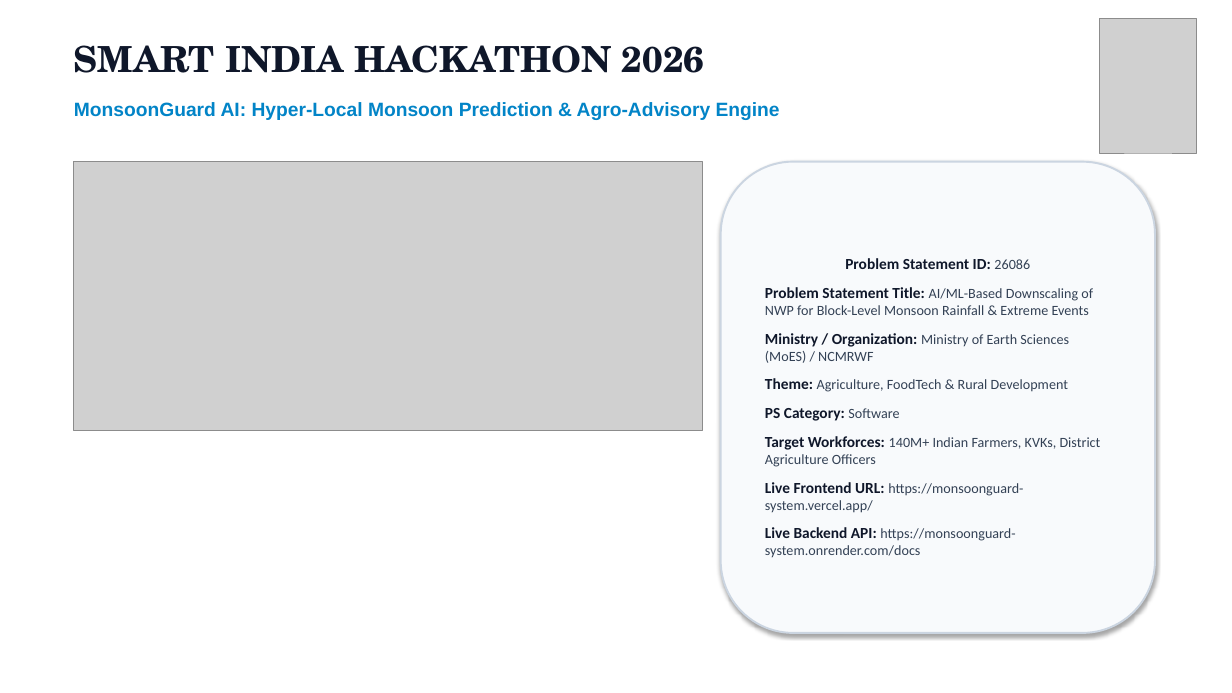
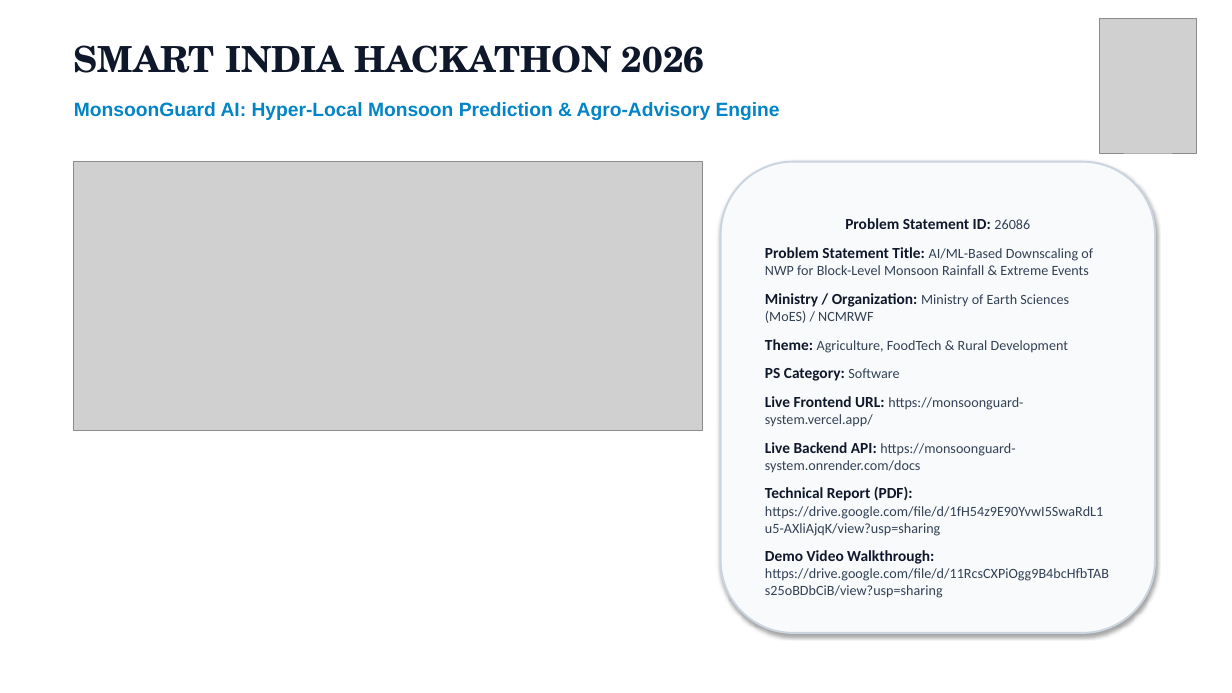
Before and after one commit to Wizardcode28/monsoonguard-system, a slide deck: slide 1 of docs/MonsoonGuard_SIH2026.pptx. Drawn at 1232x693 pixels with LibreOffice and Linux fonts; fonts in the diff are those of the drawing; grey boxes stand for pictures. Boxes give left, top, right and bottom in pixels: in the first picture for what was removed or moved away, otherwise in the second. Text is boxed around its words. In the diff, an @@ line names an element or a change of style, - is before the commit and + after.

Commit message:
docs: link verified Google Drive technical report and demonstration video walkthrough across README, executive brief, and presentation deck

```diff
--- a/docs/MonsoonGuard_SIH2026.pptx
+++ b/docs/MonsoonGuard_SIH2026.pptx
@@ text in rounded rectangle at <box>765,436,1101,467</box>: paragraph removed @@
-Target Workforces: 140M+ Indian Farmers, KVKs, District Agriculture Officers
@@ text in rounded rectangle at <box>765,487,1109,598</box>: paragraphs added @@
+Technical Report (PDF): https://drive.google.com/file/d/1fH54z9E90YvwI5SwaRdL1u5-AXliAjqK/view?usp=sharing
+Demo Video Walkthrough: https://drive.google.com/file/d/11RcsCXPiOgg9B4bcHfbTABs25oBDbCiB/view?usp=sharing
```
Also in this commit, not shown: 3 other files.
